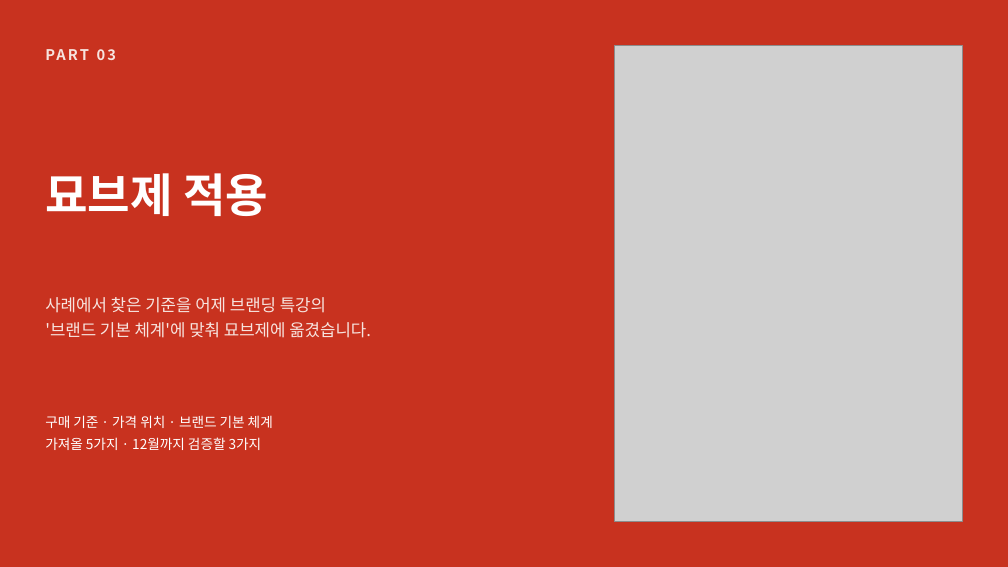
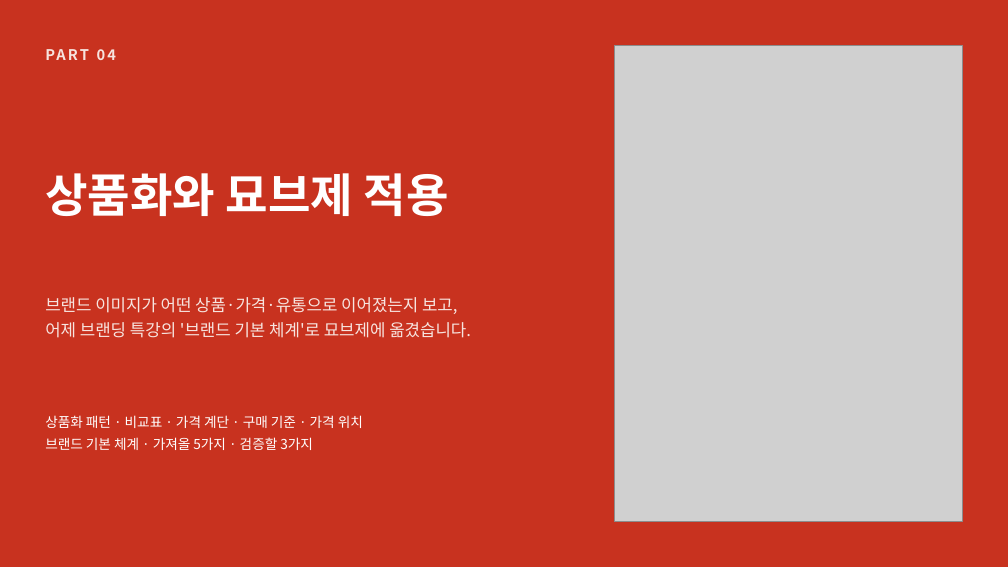
Before and after one commit to yehol/hoho, a slide deck: slide 23 of case-study/character_ip_casebook_myobze.pptx (slide 18 before the commit). Drawn at 1008x567 pixels with LibreOffice and Linux fonts; fonts in the diff are those of the drawing; grey boxes stand for pictures. Boxes give left, top, right and bottom in pixels: in the first picture for what was removed or moved away, otherwise in the second. Text is boxed around its words. In the diff, an @@ line names an element or a change of style, - is before the commit and + after.

```diff
--- a/case-study/character_ip_casebook_myobze.pptx
+++ b/case-study/character_ip_casebook_myobze.pptx
@@ text at bbox=[45, 45, 575, 72]: text changed @@
-PART 03
+PART 04
@@ text at bbox=[45, 173, 449, 216]: text changed @@
-묘브제 적용
+상품화와 묘브제 적용
@@ text at bbox=[45, 297, 471, 338]: text changed @@
-사례에서 찾은 기준을 어제 브랜딩 특강의
-'브랜드 기본 체계'에 맞춰 묘브제에 옮겼습니다.
+브랜드 이미지가 어떤 상품·가격·유통으로 이어졌는지 보고,
+어제 브랜딩 특강의 '브랜드 기본 체계'로 묘브제에 옮겼습니다.
@@ text at bbox=[45, 415, 363, 450]: text changed @@
-구매 기준 · 가격 위치 · 브랜드 기본 체계
-가져올 5가지 · 12월까지 검증할 3가지
+상품화 패턴 · 비교표 · 가격 계단 · 구매 기준 · 가격 위치
+브랜드 기본 체계 · 가져올 5가지 · 검증할 3가지
```
Also in this commit, not shown: 19 other slides changed, 9 slides added.
